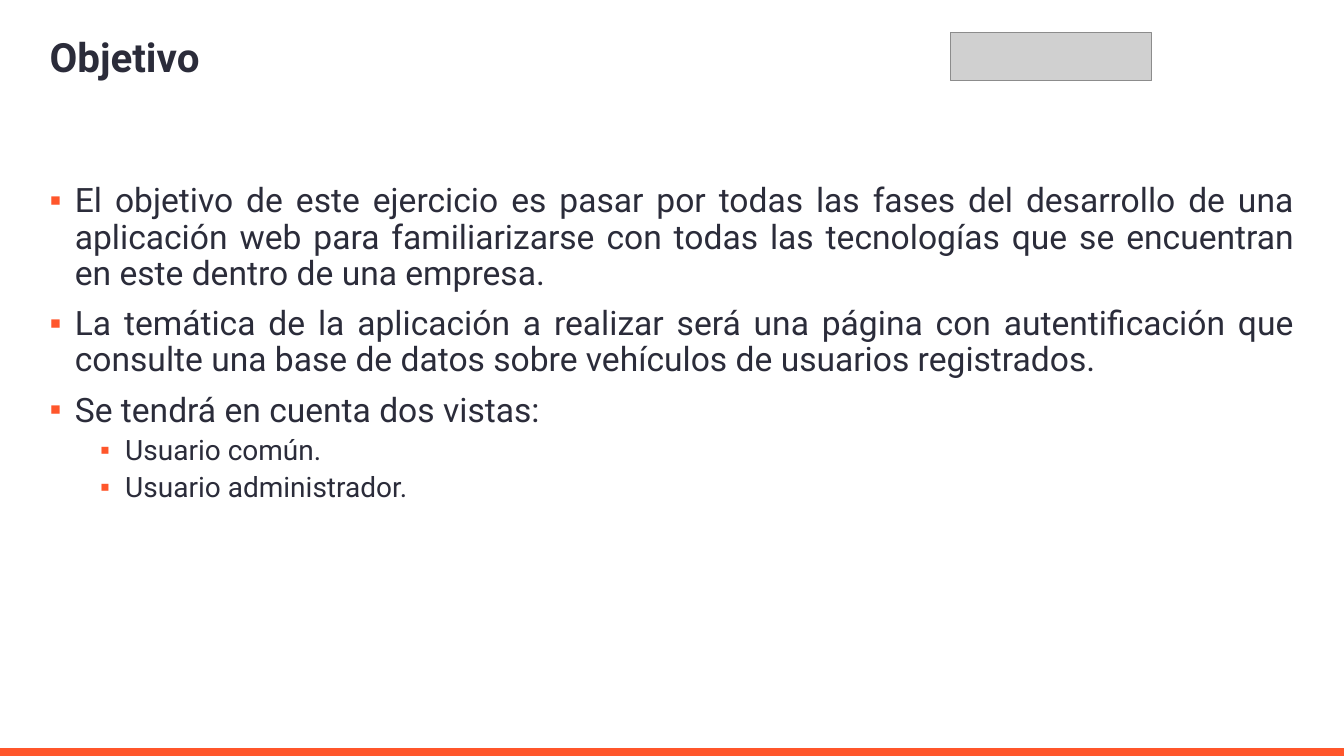
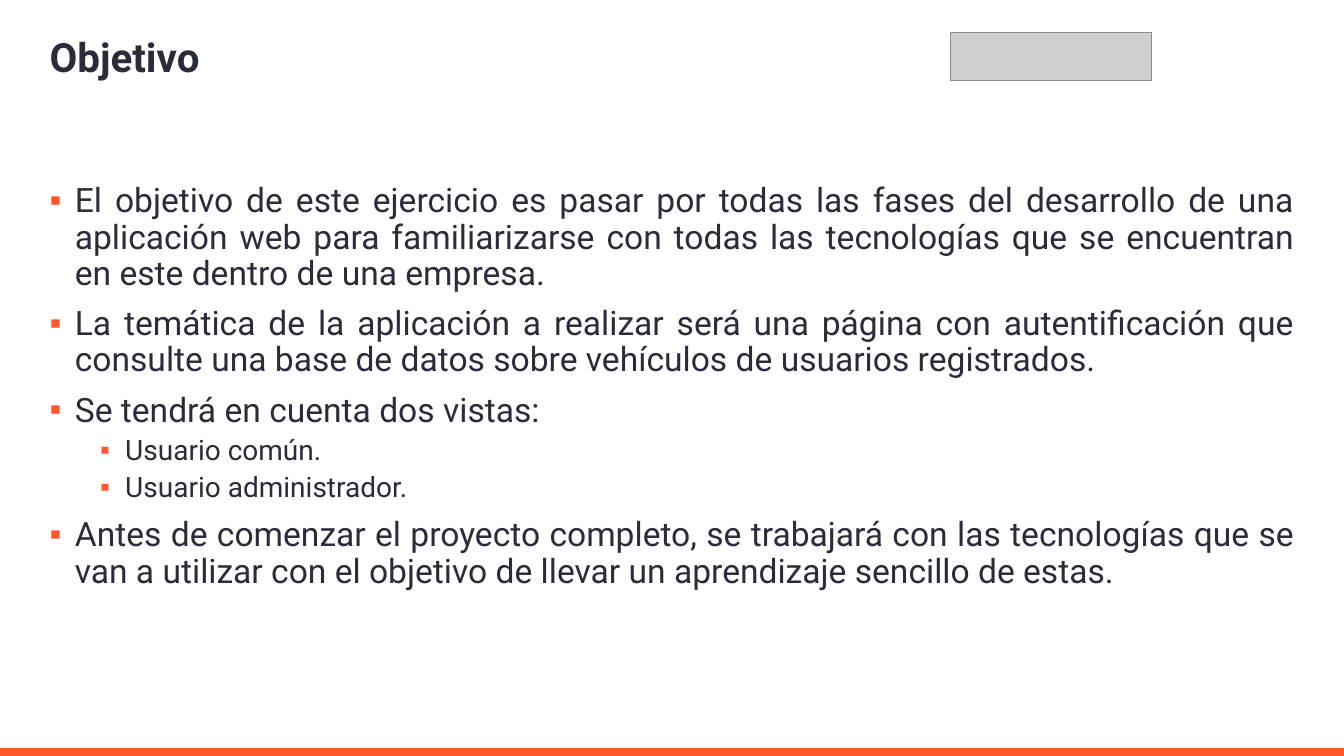
Before and after one commit to AleMedinaGarc/DotnetAPI-Practice, a slide deck: slide 2 of IniciacionDePracticasExternas.pptx. Drawn at 1344x756 pixels with LibreOffice and Linux fonts; fonts in the diff are those of the drawing; grey boxes stand for pictures; background and template pictures are left out. Boxes give left, top, right and bottom in pixels: in the first picture for what was removed or moved away, otherwise in the second. Text is boxed around its words. In the diff, an @@ line names an element or a change of style, - is before the commit and + after.

```diff
--- a/IniciacionDePracticasExternas.pptx
+++ b/IniciacionDePracticasExternas.pptx
@@ text at [75, 520, 1294, 590]: paragraph added @@
+▪ Antes de comenzar el proyecto completo, se trabajará con las tecnologías que se van a utilizar con el objetivo de llevar un aprendizaje sencillo de estas.
```
Also in this commit, not shown: 5 other slides changed, 2 slides added, 2 other files.
